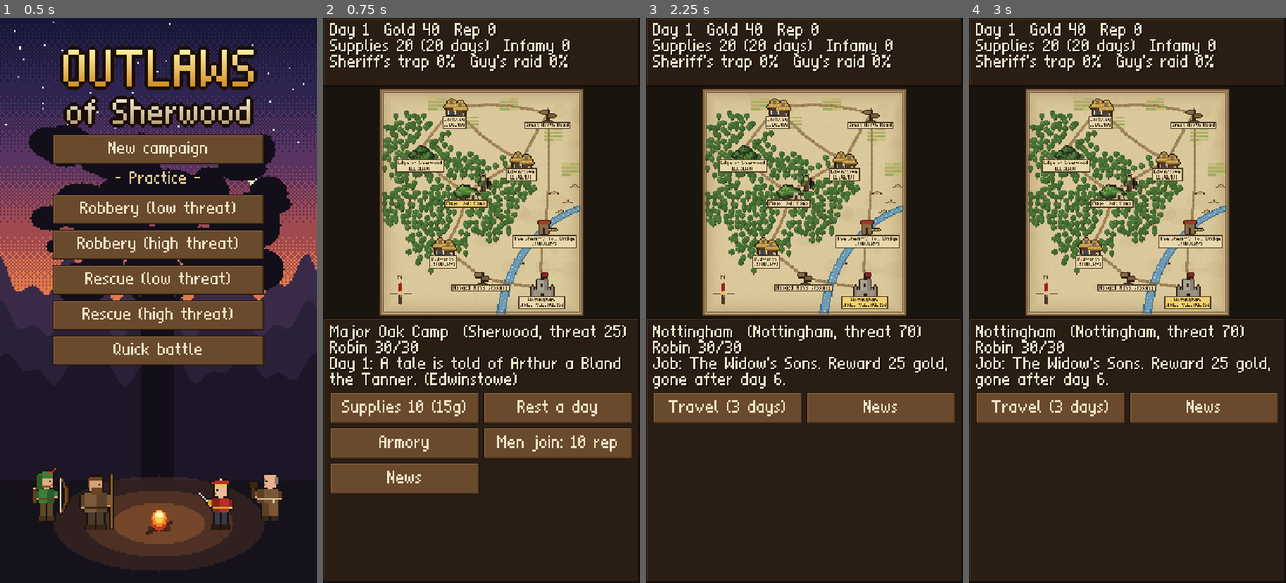
Above: before the commit, frames 1-4 (left to right).
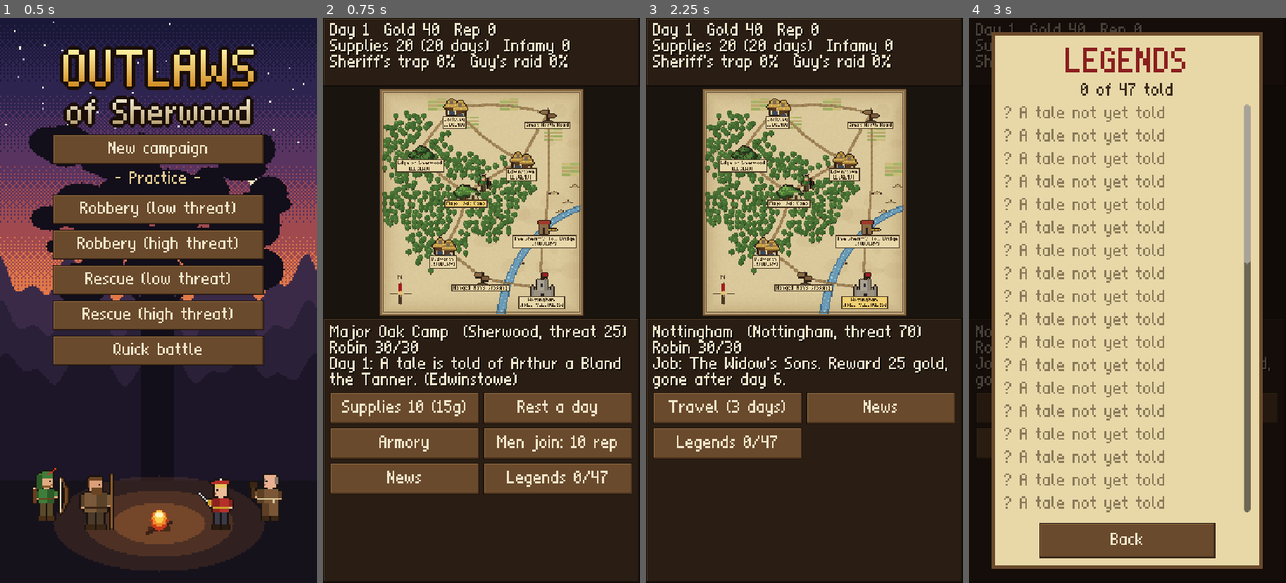
Above: after the commit, the same moments.

Repository: jamesrclifford/outlaws-of-sherwood
Game: Godot game, scene res://scenes/menu/main_menu.tscn
Two runs of this game, one before a commit and one after it. Both use one fixed random seed, a clock stepped at 60 frames per second and the inputs below.
Inputs (mouse positions are in pixels of both pictures, inside the frame that each line leads up to):
- Up to frame 1 (0.5 s): no input
- Up to frame 2 (0.75 s): click "New campaign" at 0.5 s
- Up to frame 3 (2.25 s): click "Major Oak Camp" at 1.25 s; click "Nottingham [FREE VILLAGERS]" at 2 s
- Up to frame 4 (3 s): click (1051, 441) at 2.75 s, where only the run after the commit has a clickable "Legends 0/47"

Frame 1 is identical in both runs. In frame 2, 2.5% of the frame differs, in the area x 50-98%, y 78-85%; in frame 3, 2.5%; in frame 4, 71%, in the area x 0-100%, y 0-100%.

Commit message:
Legends book on the map; a legend lost at the butts comes round again
Co-Authored-By: Claude Opus 5.5 (1M context) <noreply@anthropic.com>
Claude-Session: https://claude.ai/code/session_01MmzGffP5XZa1E7ay26sSJ4

Diff:
--- a/core/campaign.gd
+++ b/core/campaign.gd
@@ -11,6 +11,7 @@
 const MISSION_LIFETIME := 5        # days a job stays on the map
 const RESCUE_DEADLINE := 6         # days before a prisoner is moved to Nottingham's dungeon
 const DUNGEON := "nottingham"
+const STORY_RETRY := 3             # days before a legend the band failed or lost at the butts comes back
 const RESCUE_GRIP := 5           # how much a freed prisoner (or any other honest job) loosens the Sheriff's grip
 const HEAL_AT_CAMP := 1.0          # fraction of max HP restored per day resting at camp
 const HEAL_ON_ROAD := 0.15
@@ -39,6 +40,7 @@
 var merry_men := {}                # hired hero id -> name
 var equipment := {}                # hero id -> {slot: item id}
 var stories_done: Array = []       # story ids finished
+var story_retry := {}              # story id -> the day a failed or lost legend comes round again
 var posted_wanted := 0             # the wanted level on the posters the Sheriff has put up
 var poster_news := 0               # a new poster for the screen to show (its level), 0 when none
 var ambush := {}                   # bounty hunters waiting on the road, until the fight is played
@@ -259,6 +261,11 @@
 		"failed":
 			control[region] = mini(100, control[region] + 5)
 			reputation = maxi(0, reputation - 2)
+		"outshot":
+			reputation += run.reputation
+	if m["type"] == "story" and run.result != "success":
+		story_retry[m["story"]] = day + STORY_RETRY
+		_news("%s will come round again in a few days." % m["name"])
 	_update_wanted()
 	var held_at: String = m.get("prison", location)
 	for h in run.captured:
@@ -294,6 +301,14 @@
 	if not effects.is_empty():
 		plots = {"sheriff": 0, "guy": 0}
 		hunted_hero = ""
+
+
+## Every legend in the book, the band's own story first, then the tales; each as [id, name, told].
+func legends() -> Array:
+	var out: Array = []
+	for id in db.stories["stories"]:
+		out.append([id, db.stories["stories"][id]["name"], stories_done.has(id)])
+	return out
 
 
 ## True once the Sheriff has been driven out of Nottingham Castle.
@@ -582,7 +597,7 @@
 
 
 ## Puts each story whose requirements are met on the map at its place, taking over any ordinary
-## job there (but never a rescue). Story jobs never expire; one that fails comes back the next day.
+## job there (but never a rescue). Story jobs never expire; one that fails (or is lost at the butts) comes back STORY_RETRY days later.
 ## A story where someone joins the band may also bump a waiting tale; tales are capped at MAX_TALES.
 func _post_stories() -> void:
 	var gen = MissionGen.new(db)
@@ -591,7 +606,7 @@
 		var st: Dictionary = db.stories["stories"][id]
 		var is_tale: bool = st["recruit"] == "" and not st.get("arc", false)
 		var held: Dictionary = missions.get(st["node"], {})
-		if stories_done.has(id) or held.has("rescue_heroes") or not story_ready(id):
+		if stories_done.has(id) or held.has("rescue_heroes") or not story_ready(id) or day < int(story_retry.get(id, 0)):
 			continue
 		if is_tale and not held.is_empty():
 			continue        # tales wait for a free spot; they never push out a job you may be heading to
@@ -661,7 +676,7 @@
 		"control": control, "plots": plots, "hunted_hero": hunted_hero, "hero_hp": hp, "captured": captured,
 		"missions": missions, "news": news, "rng_state": str(rng.state),
 		"supplies": supplies, "merry_men": merry_men, "equipment": equipment,
-		"band": band, "stories_done": stories_done, "posted_wanted": posted_wanted, "poster_news": poster_news,
+		"band": band, "stories_done": stories_done, "story_retry": story_retry, "posted_wanted": posted_wanted, "poster_news": poster_news,
 		"ambush": ambush, "flags": flags}
 
 
@@ -669,6 +684,8 @@
 	# Saves from before story missions had the whole band.
 	var c = load("res://core/campaign.gd").new(game_data, 0, data.get("band", FULL_BAND.slice(0, 4)))
 	c.stories_done = data.get("stories_done", [])
+	for id in data.get("story_retry", {}):
+		c.story_retry[id] = int(data["story_retry"][id])
 	c.day = int(data["day"])
 	c.gold = int(data["gold"])
 	c.reputation = int(data["reputation"])
--- a/core/mission_run.gd
+++ b/core/mission_run.gd
@@ -20,7 +20,7 @@
 var loot_taken := false
 var recruited := ""           # a story mission's new companion, once won over
 var captured: Array = []
-var result := ""              # "", "success", "failed", "called_off"
+var result := ""              # "", "success", "failed", "called_off", "outshot" (a legend's contest lost)
 var mission_log: Array = []
 var _trap_decided := false
 var _sprung := {}             # trap effects waiting for this node's battle
@@ -292,6 +292,10 @@
 	else:
 		_log(node.get("lose", "So close!"))
 		reputation += 1
+		if mission["type"] == "story":
+			# A legend lost at the butts is not over: the band will hear of another match.
+			result = "outshot"
+			_log("This legend is not finished. Another match will come round before long.")
 
 
 func active_heroes() -> Array:
--- a/scenes/map/map_view.gd
+++ b/scenes/map/map_view.gd
@@ -220,6 +220,7 @@
 	else:
 		opts.append(["Travel (%d day%s)" % [days, "" if days == 1 else "s"], _travel.bind(id)])
 	opts.append(["News", _show_news])
+	opts.append(["Legends %d/%d" % [campaign.stories_done.size(), campaign.legends().size()], _show_legends])
 	_set_buttons(opts)
 
 
@@ -295,6 +296,74 @@
 	var lines := ["The Sheriff has fled Nottingham", "in his nightshirt, and the people", "of the shire are free.", "",
 		"Your legend will be sung", "for a hundred years.", "", "(The greenwood still needs you.)"]
 	_notice("VICTORY", "SHERWOOD IS FREE", lines, "robin", "Play on")
+
+
+## The book of legends: how many the band has lived, the told ones by name, the rest still a mystery.
+func _show_legends() -> void:
+	busy = true
+	var h := Style.screen_height(self)
+	var all: Array = campaign.legends()
+	var told: Array = all.filter(func(l): return l[2])
+	var layer := Control.new()
+	layer.set_anchors_and_offsets_preset(Control.PRESET_FULL_RECT)
+	layer.mouse_filter = Control.MOUSE_FILTER_STOP
+	add_child(layer)
+	var shade := ColorRect.new()
+	shade.color = Color(0.05, 0.03, 0.02, 0.75)
+	shade.set_anchors_preset(Control.PRESET_FULL_RECT)
+	layer.add_child(shade)
+	var tall: float = minf(h - 32, 640)
+	var top: float = (h - tall) / 2
+	var edge := ColorRect.new()
+	edge.color = Color("6a4a2c")
+	edge.position = Vector2(26, top)
+	edge.size = Vector2(308, tall)
+	layer.add_child(edge)
+	var paper := ColorRect.new()
+	paper.color = Color("e8d8a8")
+	paper.position = Vector2(30, top + 4)
+	paper.size = Vector2(300, tall - 8)
+	layer.add_child(paper)
+	var y := top + 14
+	for row in [["LEGENDS", 32, Color("8a1f1f")], ["%d of %d told" % [told.size(), all.size()], 16, INK]]:
+		var l := Label.new()
+		l.text = row[0]
+		l.horizontal_alignment = HORIZONTAL_ALIGNMENT_CENTER
+		l.add_theme_font_size_override("font_size", row[1])
+		l.add_theme_color_override("font_color", row[2])
+		l.add_theme_constant_override("shadow_offset_x", 0)
+		l.add_theme_constant_override("shadow_offset_y", 0)
+		l.position = Vector2(30, y)
+		l.size = Vector2(300, row[1] + 4)
+		layer.add_child(l)
+		y += row[1] + 10
+	# Told legends by name; the rest stay a mystery until the band lives them.
+	var scroll := ScrollContainer.new()
+	scroll.position = Vector2(40, y)
+	scroll.size = Vector2(280, top + tall - 64 - y)
+	scroll.horizontal_scroll_mode = ScrollContainer.SCROLL_MODE_DISABLED
+	layer.add_child(scroll)
+	var list := VBoxContainer.new()
+	list.size_flags_horizontal = Control.SIZE_EXPAND_FILL
+	scroll.add_child(list)
+	for l in told + all.filter(func(x): return not x[2]):
+		var row := Label.new()
+		row.text = ("+ " + l[1]) if l[2] else "? A tale not yet told"
+		row.autowrap_mode = TextServer.AUTOWRAP_WORD_SMART
+		row.custom_minimum_size = Vector2(270, 0)
+		row.add_theme_color_override("font_color", INK if l[2] else Color("8a7a5a"))
+		row.add_theme_constant_override("shadow_offset_x", 0)
+		row.add_theme_constant_override("shadow_offset_y", 0)
+		list.add_child(row)
+	var close := Button.new()
+	close.text = "Back"
+	close.position = Vector2(80, top + tall - 52)
+	close.size = Vector2(200, 40)
+	close.pressed.connect(func():
+		layer.queue_free()
+		busy = false
+		_select(selected))
+	layer.add_child(close)
 
 
 ## A parchment notice over the map with a picture, closed with one button.
--- a/tests/run_tests.gd
+++ b/tests/run_tests.gd
@@ -276,8 +276,7 @@
 			run.battle_finished(b)
 		if step["type"] == "archery":
 			var round = run.make_archery()
-			while not round.done():
-				round.tap(0.4 * round.shots.size())
+			shoot_well(round, 0.06, run.node_index + 1)
 			run.archery_finished(round)
 		run.advance()
 
@@ -641,6 +640,43 @@
 	check(c.captured.is_empty(), "rescue frees everyone held there")
 
 
+func test_a_lost_contest_legend_comes_round_again() -> void:
+	var c = Campaign.new(db, 21, BAND4 + ["alan"])
+	var st: Dictionary = db.stories["stories"]["silver_arrow"]
+	c.reputation = 200
+	c.infamy = 60
+	c.stories_done = c.legends().map(func(l): return l[0]).filter(func(id): return id != "silver_arrow")
+	for n in c.missions.keys():
+		if c.missions[n]["type"] == "story":
+			c.missions.erase(n)    # tales posted before the book was filled in
+	c.missions[st["node"]] = MissionGen.new(db).story("silver_arrow", 10, 3)
+	c.missions[st["node"]]["expires"] = 0
+	go(c, st["node"])
+	var run = c.start_mission()
+	var step: Dictionary = run.arrive()
+	while step["type"] != "archery":
+		run.advance()
+		step = run.arrive()
+	var round = run.make_archery()
+	while not round.done():
+		round.tap(0.0)
+		round.tap(0.0)
+	if round.won():
+		check(false, "the test archer should miss")
+		return
+	run.archery_finished(round)
+	check(run.result == "outshot", "losing a legend's match ends the outing")
+	c.finish_mission(run)
+	check(not c.stories_done.has("silver_arrow"), "the legend is not counted as told")
+	check(not c.missions.has(st["node"]) or c.missions[st["node"]].get("story", "") != "silver_arrow", "it is not straight back on the map")
+	go(c, "camp")
+	while c.day < int(c.story_retry["silver_arrow"]):
+		c.rest()
+	c.missions.erase(st["node"])    # tales wait for a free spot at their place
+	c._post_stories()
+	check(c.missions.get(st["node"], {}).get("story", "") == "silver_arrow", "it comes round again a few days later")
+
+
 func test_legend_scenes_move_with_the_story() -> void:
 	var stories: Dictionary = db.stories["stories"]
 	for id in stories:
@@ -1128,6 +1164,9 @@
 	var guard := 0
 	while c.stories_done.size() < db.stories["stories"].size() and guard < 300:
 		guard += 1
+		c.reputation = maxi(c.reputation, 60)    # Gisborne's raids, lost by the plain autoplayer, cost reputation
+		c.captured.clear()                       # and leave heroes in the dungeon, blocking the castle
+		c._remove_rescues()
 		var at := ""
 		for n in c.missions:
 			if c.missions[n]["type"] == "story":
@@ -1144,7 +1183,7 @@
 		c.captured.clear()
 		c._remove_rescues()
 		go(c, "camp")
-	check(c.stories_done.size() == db.stories["stories"].size(), "all legends finished (%s)" % [c.stories_done])
+	check(c.stories_done.size() == db.stories["stories"].size(), "all legends finished (missing %s, retry %s, day %d)" % [db.stories["stories"].keys().filter(func(id): return not c.stories_done.has(id)), c.story_retry, c.day])
 	for h in Campaign.FULL_BAND:
 		check(c.band.has(h), "%s has joined by the end of the legends" % h)
 
@@ -1460,6 +1499,12 @@
 ## A simulated archer who reads the wind from the screen's arrows and taps with a timing error.
 func _sim_round(skill: float, seed_value: int, tap_error: float) -> bool:
 	var r = preload("res://core/archery.gd").new(seed_value, 3, skill, "Rival")
+	shoot_well(r, tap_error, seed_value)
+	return r.won()
+
+
+## Shoots a round as a player who reads the wind and taps within about tap_error seconds.
+func shoot_well(r, tap_error: float, seed_value: int) -> void:
 	var hand := RandomNumberGenerator.new()
 	hand.seed = seed_value * 7 + 1
 	var rate: float = r.SWING_RATE * r.speed
@@ -1472,7 +1517,6 @@
 			var a: float = asin(clampf(target / r.SWAY, -1, 1))
 			var t: float = minf(fposmod(a - r._phase, TAU), fposmod(PI - a - r._phase, TAU)) / rate
 			r.tap(maxf(0.0, t + hand.randfn(0.0, tap_error)))
-	return r.won()
 
 
 func test_contests_are_winnable() -> void:
